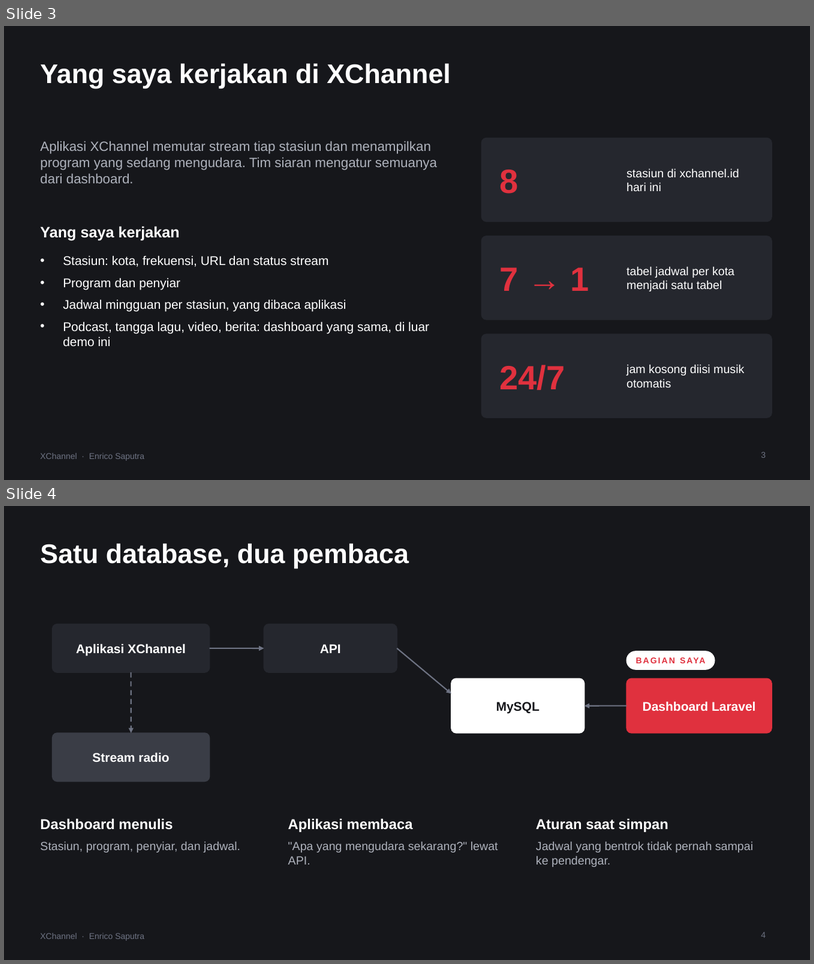
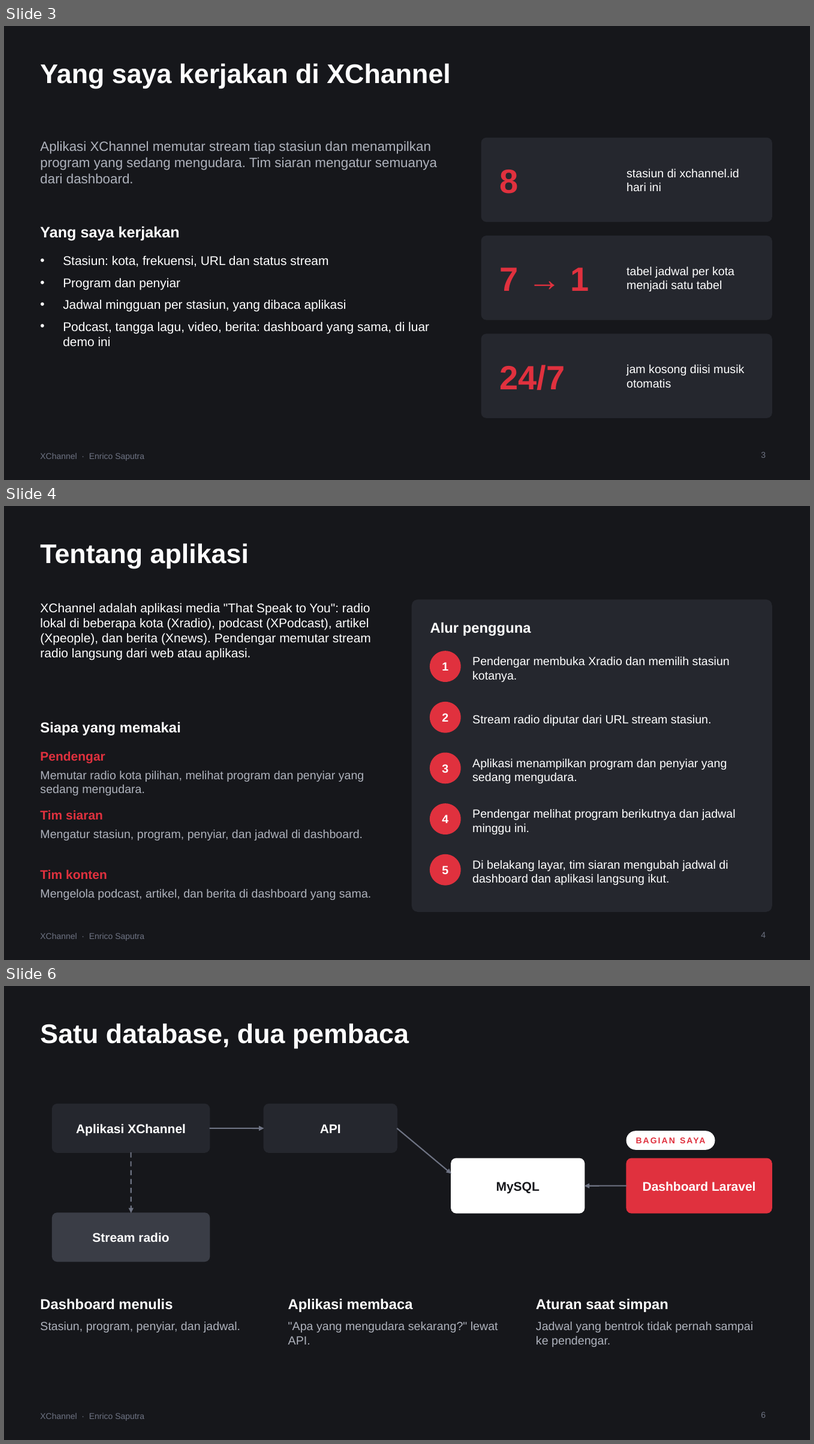
Before and after one commit to Enricosaputra/xchannel-dashboard-demo, a slide deck: docs/XChannel-presentasi.pptx. Shown one above the other, each under a label of ours: slides 3 and 4 before the commit, slides 3, 4 and 6 after it; the slides between them are not shown. The pictures are 814x964 and 814x1444 pixels, drawn with LibreOffice and Linux fonts; fonts in the diff are those of the drawing. Boxes give left, top, right and bottom in pixels: in the first picture for what was removed or moved away, otherwise in the second. Text is boxed around its words. In the diff, an @@ line names an element or a change of style, - is before the commit and + after.

Commit message:
Decks: explain the app first (who uses it, user journey, dashboard menus)

```diff
--- a/docs/XChannel-presentasi.pptx
+++ b/docs/XChannel-presentasi.pptx
@@ slide 4 added at <box>4,506,810,960</box>, background #16171B; not listed: 1 template element that a slide beside it also shows @@
@@ title added at <box>40,543,249,568</box>, 32 pt, text #FFFFFF, bold @@
+Tentang aplikasi
@@ text added at <box>40,603,371,660</box>, 15 pt, text #FFFFFF @@
+XChannel adalah aplikasi media "That Speak to You": radio lokal di beberapa kota (Xradio), podcast (XPodcast), artikel (Xpeople), dan berita (Xnews). Pendengar memutar stream radio langsung dari web atau aplikasi.
@@ rounded rectangle added at <box>413,600,772,912</box>, fill #25272E, outline #25272E 1 pt @@
@@ text added at <box>431,622,531,636</box>, 17 pt, text #FFFFFF, bold @@
+Alur pengguna
@@ ellipse added at <box>431,651,461,681</box>, fill #E0313E, outline #E0313E 1 pt @@
@@ text added at <box>442,662,449,670</box>, 14 pt, text #FFFFFF, bold @@
+1
@@ text added at <box>473,656,730,682</box>, 14 pt, text #FFFFFF @@
+Pendengar membuka Xradio dan memilih stasiun kotanya.
@@ ellipse added at <box>431,702,461,732</box>, fill #E0313E, outline #E0313E 1 pt @@
@@ text added at <box>40,721,181,735</box>, 17 pt, text #FFFFFF, bold @@
+Siapa yang memakai
@@ text added at <box>442,713,449,721</box>, 14 pt, text #FFFFFF, bold @@
+2
@@ text added at <box>473,714,712,726</box>, 14 pt, text #FFFFFF @@
+Stream radio diputar dari URL stream stasiun.
@@ text added at <box>40,751,105,763</box>, 15 pt, text #E0313E, bold @@
+Pendengar
@@ ellipse added at <box>431,753,461,783</box>, fill #E0313E, outline #E0313E 1 pt @@
@@ text added at <box>40,771,365,795</box>, 14 pt, text #AEB2BC @@
+Memutar radio kota pilihan, melihat program dan penyiar yang sedang mengudara.
@@ text added at <box>442,764,449,772</box>, 14 pt, text #FFFFFF, bold @@
+3
@@ text added at <box>473,758,728,783</box>, 14 pt, text #FFFFFF @@
+Aplikasi menampilkan program dan penyiar yang sedang mengudara.
@@ text added at <box>40,810,103,819</box>, 15 pt, text #E0313E, bold @@
+Tim siaran
@@ ellipse added at <box>431,804,461,834</box>, fill #E0313E, outline #E0313E 1 pt @@
@@ text added at <box>473,808,736,834</box>, 14 pt, text #FFFFFF @@
+Pendengar melihat program berikutnya dan jadwal minggu ini.
@@ text added at <box>40,829,363,840</box>, 14 pt, text #AEB2BC @@
+Mengatur stasiun, program, penyiar, dan jadwal di dashboard.
@@ text added at <box>442,814,449,823</box>, 14 pt, text #FFFFFF, bold @@
+4
@@ ellipse added at <box>431,855,461,885</box>, fill #E0313E, outline #E0313E 1 pt @@
@@ text added at <box>442,865,449,874</box>, 14 pt, text #FFFFFF, bold @@
+5
@@ text added at <box>473,859,728,885</box>, 14 pt, text #FFFFFF @@
+Di belakang layar, tim siaran mengubah jadwal di dashboard dan aplikasi langsung ikut.
@@ text added at <box>40,869,107,879</box>, 15 pt, text #E0313E, bold @@
+Tim konten
@@ text added at <box>40,889,371,900</box>, 14 pt, text #AEB2BC @@
+Mengelola podcast, artikel, dan berita di dashboard yang sama.
@@ page number added at <box>761,931,766,937</box>, 10 pt, text #6E7383 @@
+4
@@ what was slide 4 is now slide 6 @@
@@ page number at <box>761,1411,766,1417</box>: text changed @@
-4
+6
```
Also in this commit, not shown: 1 other slide added, 7 other files.
